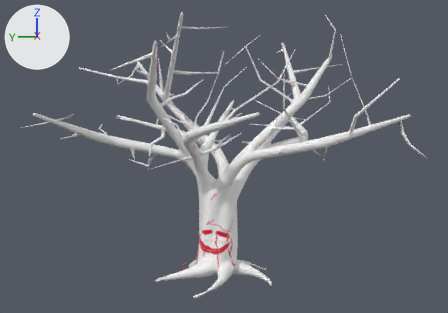
The Blender file Weirwood/Weirwood2.blend: old version first, new version second.
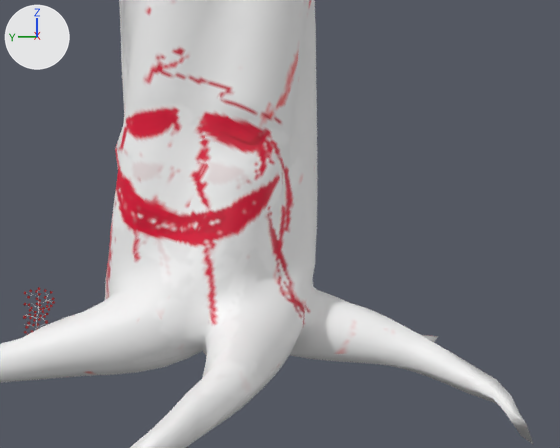
Each version is shown whole from a 50 mm lens placed at (-65.02, -1.05, 16.29), pointed at (-1.25, -0.47, 12.33), then close up from a 50 mm lens placed at (-16.38, -1.26, 3.65), pointed at (-1.77, -1.13, 2.74). Arrows for +X, +Y and +Z are at upper left; the lights stay in place.

Script lines for the objects in view, before the commit:
```python
mat_material = bpy.data.materials.new('Material')
mat_material.use_nodes = True; mat_material.node_tree.nodes.clear()
_N = mat_material.node_tree.nodes; _L = mat_material.node_tree.links
n0 = _N.new('ShaderNodeBsdfPrincipled'); n0.name = 'Principled BSDF'
n0.distribution = 'GGX'
n0.subsurface_method = 'RANDOM_WALK_SKIN'
n1 = _N.new('ShaderNodeOutputMaterial'); n1.name = 'Material Output'
n2 = _N.new('ShaderNodeTexCoord'); n2.name = 'Texture Coordinate'
n3 = _N.new('ShaderNodeMapping'); n3.name = 'Mapping'
n4 = _N.new('ShaderNodeMix'); n4.name = 'Mix'
n4.data_type = 'RGBA'
n4.blend_type = 'MULTIPLY'
n4.inputs[0].default_value = 1.0  # 'Factor'
n5 = _N.new('ShaderNodeTexImage'); n5.name = 'Image Texture.001'
n5.image = img_face
n6 = _N.new('ShaderNodeTexImage'); n6.name = 'Image Texture'
n6.image = img_bark05_png
_L.new(n0.outputs[0], n1.inputs[0])  # 'BSDF' to 'Surface'
_L.new(n3.outputs[0], n6.inputs[0])  # 'Vector' to 'Vector'
_L.new(n2.outputs[2], n3.inputs[0])  # 'UV' to 'Vector'
_L.new(n5.outputs[0], n4.inputs[6])  # 'Color' to 'A'
_L.new(n6.outputs[0], n4.inputs[7])  # 'Color' to 'B'
_L.new(n4.outputs[2], n0.inputs[0])  # 'Result' to 'Base Color'
me_second_5k = bpy.data.meshes.new('second_5k')
me_second_5k.from_pydata(...)  # 4710 vertices, 8858 faces; spans x -17.7..22.1, y -19.6..19.3, z -0.9..26.5
me_second_5k.materials.append(mat_material)
ob_second_5k = bpy.data.objects.new('second_5k', me_second_5k)
ob_second_5k.location = (0.0, 0.0, 0.0)
ob_second_5k.rotation_euler = (0.0, 0.0, -0.655)  # degrees (0, 0, -38)
```
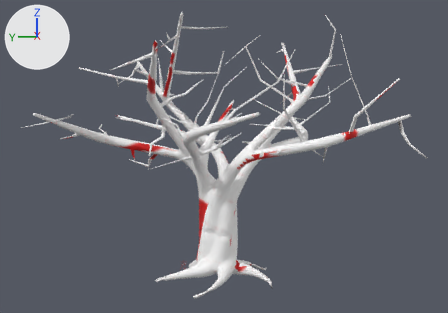
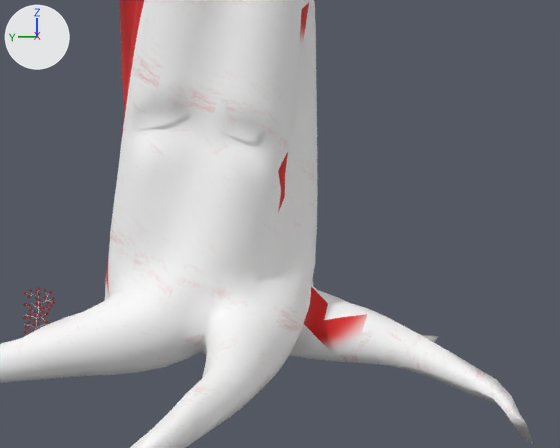
Changed parts and their boxes [x1, y1, x2, y2] in the close-ups (560 x 448 px; the box of a moved part takes in the faces that stretch with it):
'second_5k', surface changed, reshaped: [0, 0, 533, 448] in both
part 1 of me_second_5k, moved or reshaped: before [115, 75, 283, 187]; after [122, 75, 283, 187]
part 2 of me_second_5k, surface changed: [185, 126, 387, 399] in both

Diff of the bpy script that builds the scene:
```diff
--- a/Weirwood/Weirwood2.blend.py
+++ b/Weirwood/Weirwood2.blend.py
@@ img_wood_0007_color_4k_jpg @@
+img_wood_0007_color_4k_jpg = load_image('wood_0007_color_4k.jpg', 'Textures/wood_0007_color_4k.jpg', 4096, 4096, 'sRGB')
@@ img_face4k @@
+img_face4k = load_image('Face4k', 'Textures/Face4k.png', 4096, 4096, 'sRGB')
@@ img_wood_0007_roughness_4k_jpg @@
+img_wood_0007_roughness_4k_jpg = load_image('wood_0007_roughness_4k.jpg', 'Textures/wood_0007_roughness_4k.jpg', 4096, 4096, 'Non-Color')
@@ mat_material @@
 mat_material = bpy.data.materials.new('Material')
-# nodes: BsdfPrincipled, Mapping, Mix, OutputMaterial, TexCoord, TexImage x2
-# uses the picture img_bark05_png
-# uses the picture img_face
+# nodes: BsdfPrincipled, Mapping, Mix, OutputMaterial, TexCoord, TexImage x3, ValToRGB
+# colours: red #ef1f1e, white #ffffff
+# uses the picture img_face4k
+# uses the picture img_wood_0007_color_4k_jpg
+# uses the picture img_wood_0007_roughness_4k_jpg
@@ me_second_5k @@
 # used by ob_second_5k; location = (0.0, 0.0, 0.0); rotation_euler = (0.0, 0.0, -0.655), in degrees (0, 0, -38)
-me_second_5k.from_pydata(...)  # 4710 vertices, 8858 faces; spans x -17.7..22.1, y -19.6..19.3, z -0.9..26.5
+me_second_5k.from_pydata(...)  # 4709 vertices, 8855 faces; spans x -17.7..22.1, y -19.6..19.3, z -0.9..26.5
+# me_second_5k part 1
+# 3 vertices are removed from x -2.3..-2.2, y -0.6..-0.2, z 4.2..4.6
+# 14 faces are deleted
+# 13 vertices move from x -2.4..-1.1, y -2.0..1.0, z 3.9..5.0 to x -2.4..-1.2, y -2.0..0.9, z 4.0..4.9
+# 2 vertices are added at (-2.0, -0.2, 4.6), (-2.2, -0.5, 4.3)
+# 11 new faces join them
+# me_second_5k part 2: 485 kept faces spanning x -17.3..18.6, y -19.6..19.3, z -0.9..26.5 get new texture (UV) coordinates
 me_second_5k.materials.append(mat_material)
```
